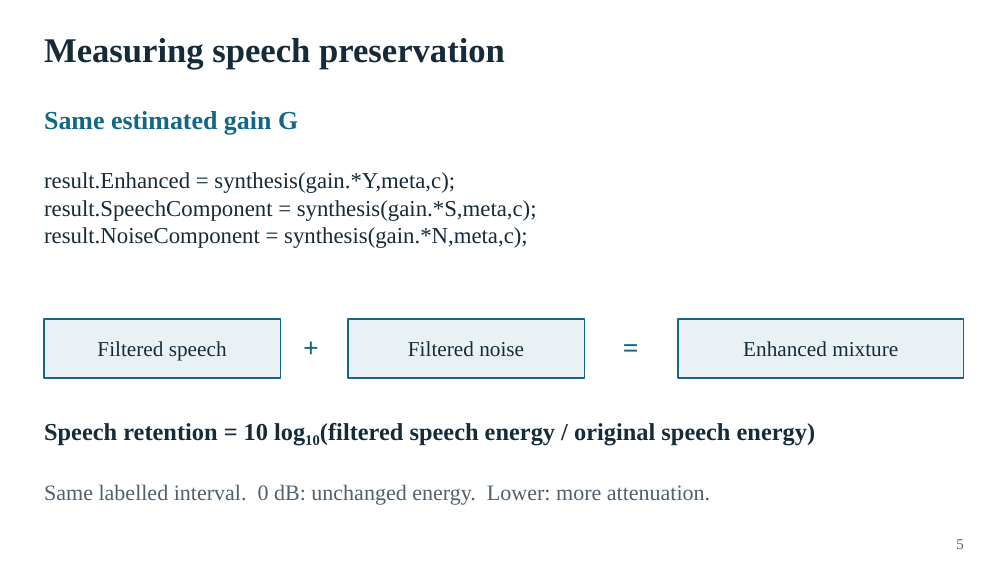
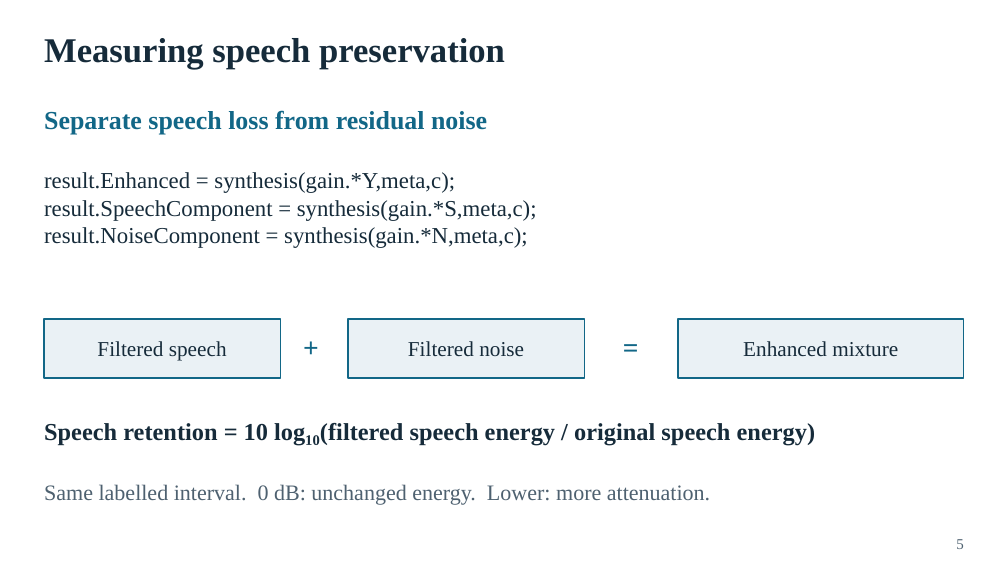
Before and after one commit to SAOTAO117/elec5305-project-550603890, a slide deck: slide 5 of presentation/ELEC5305_Presentation_550603890.pptx. Drawn at 1008x567 pixels with LibreOffice and Linux fonts; fonts in the diff are those of the drawing. Boxes give left, top, right and bottom in pixels: in the first picture for what was removed or moved away, otherwise in the second. Text is boxed around its words. In the diff, an @@ line names an element or a change of style, - is before the commit and + after.

```diff
--- a/presentation/ELEC5305_Presentation_550603890.pptx
+++ b/presentation/ELEC5305_Presentation_550603890.pptx
@@ text at bbox=[44, 110, 487, 135]: text changed @@
-Same estimated gain G
+Separate speech loss from residual noise
```
Also in this commit, not shown: 5 other slides changed, 2 slides added, 2 other files.
